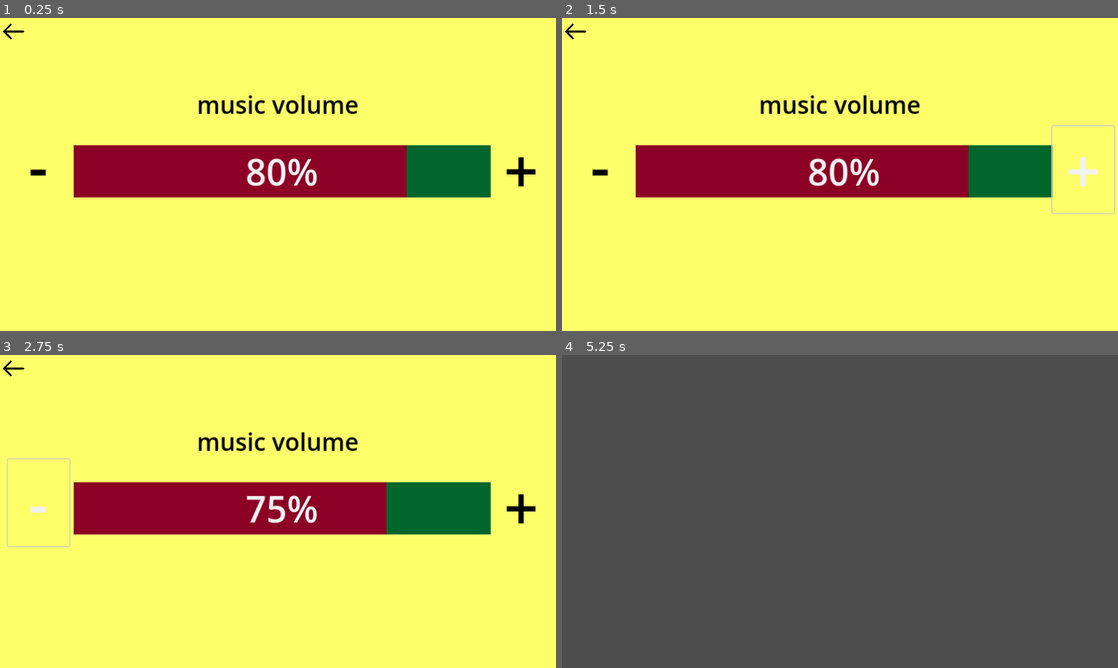
Above: before the commit, frames 1-4 (two rows, left to right).
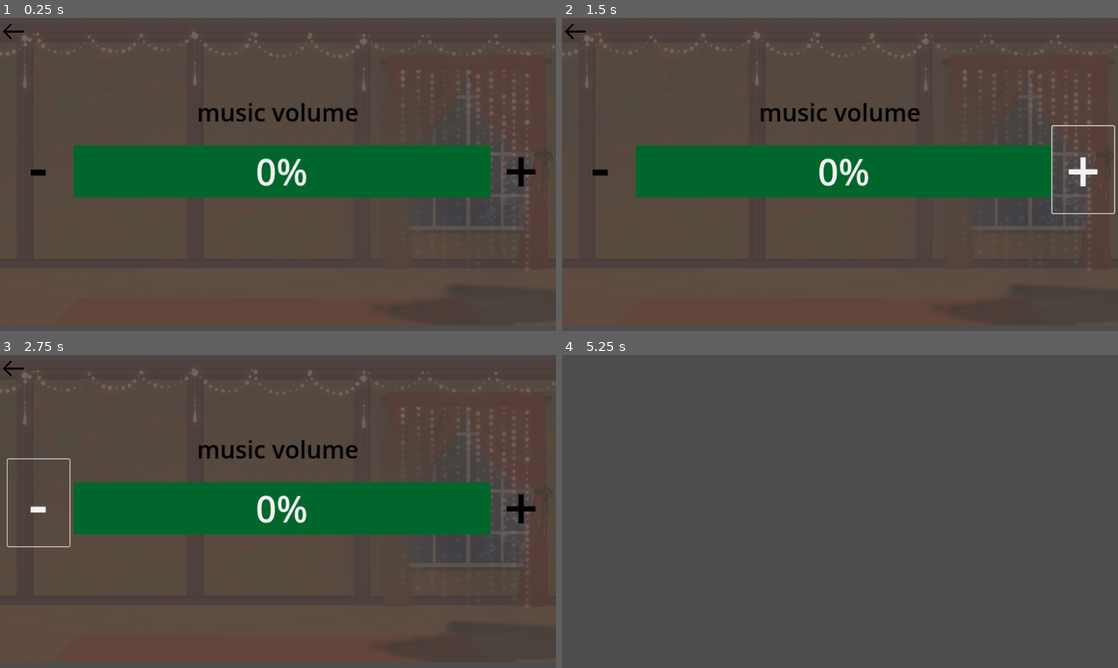
Above: after the commit, the same moments.

Repository: Zapzoop/chritmasgamejam
Game: Godot game, scene res://main_menu/option/option.tscn
Same seed, same stepped clock (60 frames per second), same inputs: the game is played once before the commit and once after it. This scene is started directly instead of the project's main scene. Sound files missing from this copy of the repository are replaced by a short silence.
Inputs (mouse positions are in pixels of both pictures, inside the frame that each line leads up to):
- Up to frame 1 (0.25 s): no input
- Up to frame 2 (1.5 s): click "-" at 0.5 s; click "+" at 1.25 s
- Up to frame 3 (2.75 s): click "-" at 2 s
- Up to frame 4 (5.25 s): click "+" at 2.75 s; click "-" at 3.5 s; click "+" at 4.25 s; click (573, 367) at 5 s

The runs differ from the first frame. In frame 1, 97% of the frame differs, in the area x 0-100%, y 0-100%; in frame 2, 97%; in frame 3, 96%; in frame 4, nothing differs.

Commit message:
the sfx is real this time

Diff:
--- /dev/null
+++ b/assets/sound/sounds.tscn
@@ -0,0 +1,60 @@
+[gd_scene load_steps=6 format=3 uid="uid://cn6wa3pvcs31o"]
+
+[ext_resource type="Script" path="res://mainlevel/sounds.gd" id="1_gqdrv"]
+[ext_resource type="AudioStream" uid="uid://03fl7lk2yaam" path="res://assets/sound/main theme.mp3" id="2_u4bx6"]
+[ext_resource type="AudioStream" uid="uid://c6lmaewdcb0x8" path="res://assets/sound/LoseTransition.wav" id="3_r1yom"]
+[ext_resource type="AudioStream" uid="uid://c5pek2lvf7fuq" path="res://assets/sound/MetalImpact(Special).wav" id="4_5pc2n"]
+[ext_resource type="AudioStream" uid="uid://bbqmhlo1qughe" path="res://assets/sound/AmbienceLoop.wav" id="5_ppjjf"]
+
+[node name="sounds" type="Node"]
+script = ExtResource("1_gqdrv")
+
+[node name="theme" type="AudioStreamPlayer" parent="."]
+stream = ExtResource("2_u4bx6")
+autoplay = true
+
+[node name="child_death" type="AudioStreamPlayer" parent="."]
+
+[node name="child_pick_up" type="AudioStreamPlayer2D" parent="."]
+
+[node name="child_squashed" type="AudioStreamPlayer" parent="."]
+
+[node name="Timer" type="Timer" parent="child_squashed"]
+wait_time = 0.4
+
+[node name="click" type="AudioStreamPlayer" parent="."]
+
+[node name="drawing_show" type="AudioStreamPlayer" parent="."]
+
+[node name="laught_judgement" type="AudioStreamPlayer" parent="."]
+
+[node name="lost" type="AudioStreamPlayer" parent="."]
+stream = ExtResource("3_r1yom")
+
+[node name="metal" type="AudioStreamPlayer" parent="."]
+
+[node name="metal2" type="AudioStreamPlayer" parent="."]
+stream = ExtResource("4_5pc2n")
+
+[node name="paper" type="AudioStreamPlayer" parent="."]
+
+[node name="Timer2" type="Timer" parent="paper"]
+wait_time = 1.5
+
+[node name="presents" type="AudioStreamPlayer" parent="."]
+
+[node name="squish" type="AudioStreamPlayer" parent="."]
+
+[node name="santa_file" type="AudioStreamPlayer" parent="."]
+
+[node name="santa_drawing" type="AudioStreamPlayer2D" parent="."]
+
+[node name="ambience" type="AudioStreamPlayer2D" parent="."]
+stream = ExtResource("5_ppjjf")
+volume_db = 5.0
+autoplay = true
+
+[connection signal="finished" from="theme" to="." method="_on_theme_finished"]
+[connection signal="timeout" from="child_squashed/Timer" to="." method="_on_timer_timeout"]
+[connection signal="timeout" from="paper/Timer2" to="." method="_on_timer_2_timeout"]
+[connection signal="finished" from="ambience" to="." method="_on_ambience_finished"]
--- a/character/child/child.gd
+++ b/character/child/child.gd
@@ -17,6 +17,7 @@
 
 @onready var report = $ReportFile
 @onready var anim = $ReportFile/Animation
+@onready var sfx = $/root/Level/sounds
 
 func _ready():
 	report.parent = self
@@ -26,13 +27,16 @@
 	if Input.is_action_just_pressed("click") and can_move and clicked:
 		initialPos = self.global_position
 		is_moving = true
+		sfx.pick_up()
 	elif Input.is_action_pressed("click") and is_moving:
 		global_position = lerp(global_position, get_global_mouse_position(),25*delta)
 	elif Input.is_action_just_released("click") and is_moving:
 		if is_inside_dropable:
+			sfx.laugh_judge()
 			if self.is_in_group("anvil"):
 				if (self.global_position.x < $/root/Level/center.global_position.x):
 					Global.emit_signal("playkillanvil")
+					sfx.childDeath("anvill")
 					Global.score += 5
 					Global.emit_signal("moveforward")
 					self.queue_free()
@@ -42,9 +46,11 @@
 				if ((self.child_score > 0) and (self.global_position.x > $/root/Level/center.global_position.x)) or ((self.child_score < 0) and (self.global_position.x < $/root/Level/center.global_position.x)):
 					if self.global_position.x < $/root/Level/center.global_position.x:
 						put_on_anvil_child()
+						sfx.childDeath("child")
 						Global.emit_signal("playkillchild")
 					if self.global_position.x > $/root/Level/center.global_position.x:
 						put_on_presents_child()
+						sfx.present()
 					Global.score += 5
 					Global.emit_signal("moveforward")
 					self.queue_free()
--- a/generator/generator.gd
+++ b/generator/generator.gd
@@ -3,6 +3,7 @@
 var parent
 
 var rnd = RandomNumberGenerator.new()
+var santa_drawings_done = false
 
 var males = ["Timmy","Moe","Oliver","Ethan","Luca","Billy","Frank","Noah","Enzo","Felix","Diego","Tomasz","Alberto","Mohamed","Magnus","Mario","Sergei"]
 var females = ["Linda","Sarah","Paula","Meredith","Amelia","Chloe","Marie","Antonia","Alice","Heidi","Mitsuki","Martina","Anastasia"]
@@ -147,6 +148,8 @@
 var selected_bad_habits = {} #All selected bad_habits
 var selected_neutral_habits = {}
 
+@onready var sfx = $/root/Level/sounds
+
 func _ready():
 	if get_parent().is_in_group("anvil"):
 		data_anvil()
@@ -270,15 +273,22 @@
 
 func _on_story_meta_clicked(meta):
 	print("clicked")
-	$Drawing.texture = ResourceLoader.load(drawings[meta])
+	if drawings.keys().has(meta):
+		$Drawing.texture = ResourceLoader.load(drawings[meta])
+		sfx.drawing_show()
+		if santa_drawings_done == false:
+			sfx.santa_drawing()
+			santa_drawings_done = true
 
 func _on_anim_animation_finished(anim_name):
 	if anim_name == "close":
 		self.visible = false
+		santa_drawings_done = false
 
 func _on_decide_pressed():
 	$Animation.play("close")
 	parent.clicked = true
+	sfx.paper("hide")
 
 func _on_detection_mouse_entered():
 	var tween = get_tree().create_tween()
--- a/global/global.gd
+++ b/global/global.gd
@@ -1,7 +1,7 @@
 extends Node
 
 var score = 0
-
+var volume = 0
 var options = "res://main_menu/option/option.tscn"
 var credits = "res://main_menu/credits/credits.tscn"
 var level = "res://mainlevel/level.tscn"
--- a/main_menu/mainmenu.gd
+++ b/main_menu/mainmenu.gd
@@ -2,6 +2,7 @@
 
 func _on_start_pressed():
 	Global.emit_signal("change_scene",self,"level")
+
 
 func _on_option_pressed():
 	Global.emit_signal("change_scene",self,"options")
@@ -11,3 +12,7 @@
 
 func _on_credits_pressed():
 	Global.emit_signal("change_scene",self,"credits")
+
+func sfx():
+	$sfx.stream = $sfx.enter.pick_random()
+	$sfx.play()
--- a/main_menu/mainmenu.tscn
+++ b/main_menu/mainmenu.tscn
@@ -1,6 +1,7 @@
-[gd_scene load_steps=2 format=3 uid="uid://bbmf1tywq1u2v"]
+[gd_scene load_steps=3 format=3 uid="uid://bbmf1tywq1u2v"]
 
 [ext_resource type="Script" path="res://main_menu/mainmenu.gd" id="1_fpnir"]
+[ext_resource type="Script" path="res://main_menu/sfx.gd" id="2_kvo1x"]
 
 [node name="Mainmenu" type="Control"]
 layout_mode = 3
@@ -43,6 +44,9 @@
 theme_override_font_sizes/font_size = 30
 text = "Exit"
 
+[node name="sfx" type="AudioStreamPlayer2D" parent="."]
+script = ExtResource("2_kvo1x")
+
 [connection signal="pressed" from="VBoxContainer/start" to="." method="_on_start_pressed"]
 [connection signal="pressed" from="VBoxContainer/option" to="." method="_on_option_pressed"]
 [connection signal="pressed" from="VBoxContainer/credits" to="." method="_on_credits_pressed"]
--- a/main_menu/option/option.tscn
+++ b/main_menu/option/option.tscn
@@ -1,7 +1,8 @@
-[gd_scene load_steps=6 format=3 uid="uid://b7tk213b5gudl"]
+[gd_scene load_steps=7 format=3 uid="uid://b7tk213b5gudl"]
 
 [ext_resource type="Script" path="res://main_menu/option/option.gd" id="1_ek2sl"]
 [ext_resource type="Texture2D" uid="uid://5h6l2qocg6y4" path="res://assets/icons/back.png" id="2_c5mbi"]
+[ext_resource type="Texture2D" uid="uid://bwuje4q6anm0o" path="res://assets/graphics/bg.jpeg" id="2_klity"]
 [ext_resource type="Script" path="res://main_menu/option/volume.gd" id="3_mvdhv"]
 
 [sub_resource type="StyleBoxFlat" id="StyleBoxFlat_ijdtj"]
@@ -22,11 +23,17 @@
 script = ExtResource("1_ek2sl")
 metadata/_edit_use_anchors_ = true
 
-[node name="bg" type="ColorRect" parent="."]
-layout_mode = 0
-offset_right = 1176.0
-offset_bottom = 664.0
-color = Color(1, 1, 0.415686, 1)
+[node name="bg" type="Sprite2D" parent="."]
+modulate = Color(0.85098, 0.686275, 0.745098, 0.384314)
+position = Vector2(576, 312)
+scale = Vector2(0.6, 0.6)
+texture = ExtResource("2_klity")
+
+[node name="tree" type="Sprite2D" parent="bg"]
+
+[node name="santa" type="Sprite2D" parent="bg"]
+
+[node name="anvill" type="Sprite2D" parent="bg"]
 
 [node name="back" type="Button" parent="."]
 layout_mode = 0
@@ -61,6 +68,7 @@
 flat = true
 
 [node name="plus" type="Button" parent="volume"]
+layout_mode = 0
 offset_left = 864.0
 offset_top = -40.0
 offset_right = 992.0
@@ -73,9 +81,8 @@
 [node name="text" type="RichTextLabel" parent="volume"]
 layout_mode = 0
 offset_left = 256.0
-offset_top = -120.0
+offset_top = -104.0
 offset_right = 616.0
-offset_bottom = -16.0
 theme_override_colors/default_color = Color(0, 0, 0, 1)
 theme_override_font_sizes/normal_font_size = 50
 text = "music volume"
--- a/main_menu/option/volume.gd
+++ b/main_menu/option/volume.gd
@@ -8,13 +8,17 @@
 
 # Called every frame. 'delta' is the elapsed time since the previous frame.
 func _process(delta):
-	value = $/root/base.volume_db + 80
+	value = Global.volume
 
 
 
 func _on_minus_pressed():
-	$/root/base.volume_db -= 5
+	Global.volume -= 5
 
 
 func _on_plus_pressed():
-	$/root/base.volume_db += 5
+	Global.volume += 5
+
+
+func _on_button_pressed():
+	pass # Replace with function body.
--- /dev/null
+++ b/main_menu/sfx.gd
@@ -0,0 +1,19 @@
+extends AudioStreamPlayer2D
+
+var enter = [preload("res://assets/sound/MenuEnterSublevel1.wav"),
+	preload("res://assets/sound/MenuEnterSublevel2.wav"),
+	preload("res://assets/sound/MenuEnterSublevel3.wav")]
+
+var exist = [preload("res://assets/sound/MenuExitSublevel1.wav"),
+	preload("res://assets/sound/MenuExitSublevel2.wav"),
+	preload("res://assets/sound/MenuExitSublevel3.wav")]
+
+
+# Called when the node enters the scene tree for the first time.
+func _ready():
+	pass # Replace with function body.
+
+
+# Called every frame. 'delta' is the elapsed time since the previous frame.
+func _process(delta):
+	pass
--- a/mainlevel/level.gd
+++ b/mainlevel/level.gd
@@ -10,6 +10,7 @@
 @onready var presents = $presents
 @onready var gullotine = $gullotine
 @onready var anvilplayer = $gullotine/anvill
+@onready var sfx = $sounds
 
 func _ready():
 	Global.levelins = self
@@ -36,6 +37,7 @@
 func gameover():
 	$YoureFired.show()
 	animplayer.play("death")
+	sfx.lost()
 
 func killanim():
 	#Playkillanimation
@@ -49,7 +51,9 @@
 func _on_anvill_animation_finished():
 	$gullotine/anvill.play("idle",0.7)
 
-
 func _on_file_pressed():
-	$child.get_child(0).report.visible = true
-	$child.get_child(0).anim.play("open")
+	if $child.get_child_count():
+		sfx.paper("show")
+		sfx.santa_file()
+		$child.get_child(0).report.visible = true
+		$child.get_child(0).anim.play("open")
--- a/mainlevel/level.tscn
+++ b/mainlevel/level.tscn
@@ -17,6 +17,7 @@
 [ext_resource type="Texture2D" uid="uid://dv2xbgm042c6w" path="res://assets/graphics/anvill/KillChild/KillChild7.png" id="13_aohn4"]
 [ext_resource type="Texture2D" uid="uid://fal50oxwevwn" path="res://assets/graphics/anvill/KillChild/KillChild8.png" id="14_7s4k7"]
 [ext_resource type="Texture2D" uid="uid://c5m0162b6wbn6" path="res://assets/graphics/anvill/KillChild/KillChild9.png" id="15_1fpsj"]
+[ext_resource type="PackedScene" uid="uid://cn6wa3pvcs31o" path="res://assets/sound/sounds.tscn" id="18_tk7ho"]
 
 [sub_resource type="RectangleShape2D" id="RectangleShape2D_41rdw"]
 size = Vector2(429, 616)
@@ -91,6 +92,21 @@
 
 [sub_resource type="Animation" id="Animation_eua8q"]
 resource_name = "Killplayer"
+
+[sub_resource type="Animation" id="Animation_xuag6"]
+length = 0.001
+tracks/0/type = "value"
+tracks/0/imported = false
+tracks/0/enabled = true
+tracks/0/path = NodePath("../child:position")
+tracks/0/interp = 1
+tracks/0/loop_wrap = true
+tracks/0/keys = {
+"times": PackedFloat32Array(0),
+"transitions": PackedFloat32Array(1),
+"update": 0,
+"values": [Vector2(512, 704)]
+}
 
 [sub_resource type="Animation" id="Animation_pyjji"]
 resource_name = "death"
@@ -136,21 +152,6 @@
 "values": [Vector2(512, 704), Vector2(512, 320)]
 }
 
-[sub_resource type="Animation" id="Animation_xuag6"]
-length = 0.001
-tracks/0/type = "value"
-tracks/0/imported = false
-tracks/0/enabled = true
-tracks/0/path = NodePath("../child:position")
-tracks/0/interp = 1
-tracks/0/loop_wrap = true
-tracks/0/keys = {
-"times": PackedFloat32Array(0),
-"transitions": PackedFloat32Array(1),
-"update": 0,
-"values": [Vector2(512, 704)]
-}
-
 [sub_resource type="AnimationLibrary" id="AnimationLibrary_kod8k"]
 _data = {
 "Killplayer": SubResource("Animation_eua8q"),
@@ -183,6 +184,7 @@
 position = Vector2(1016, 272)
 
 [node name="CollisionShape2D" type="CollisionShape2D" parent="presents"]
+visible = false
 position = Vector2(-129.5, 52)
 shape = SubResource("RectangleShape2D_41rdw")
 
@@ -197,6 +199,7 @@
 position = Vector2(216, 264)
 
 [node name="CollisionShape2D" type="CollisionShape2D" parent="gullotine"]
+visible = false
 position = Vector2(20, 72)
 shape = SubResource("RectangleShape2D_2upqx")
 
@@ -237,6 +240,8 @@
 offset_bottom = 640.0
 text = "File"
 
+[node name="sounds" parent="." instance=ExtResource("18_tk7ho")]
+
 [connection signal="animation_finished" from="gullotine/anvill" to="." method="_on_anvill_animation_finished"]
 [connection signal="animation_finished" from="YoureFired/AnimationPlayer" to="." method="_on_an_animation_finished"]
 [connection signal="pressed" from="File" to="." method="_on_file_pressed"]
--- /dev/null
+++ b/mainlevel/sounds.gd
@@ -0,0 +1,171 @@
+extends Node
+
+var killing
+
+var child_before_death = [preload("res://assets/sound/ChildBeforeDeath1.wav"),
+	preload("res://assets/sound/ChildBeforeDeath2.wav"),
+	preload("res://assets/sound/ChildBeforeDeath3.wav"),
+	preload("res://assets/sound/ChildBeforeDeath4.wav"),
+	preload("res://assets/sound/ChildBeforeDeath5.wav")]
+
+var child_pick_up = [preload("res://assets/sound/ChildPickup1.wav"),
+	preload("res://assets/sound/ChildPickup2.wav"),
+	preload("res://assets/sound/ChildPickup3.wav"),
+	preload("res://assets/sound/ChildPickup4.wav"),
+	preload("res://assets/sound/ChildPickup5.wav"),
+	preload("res://assets/sound/ChildPickup6.wav")]
+
+var child_quash = [preload("res://assets/sound/ChildSquashed1.wav"),
+	preload("res://assets/sound/ChildSquashed2.wav"),
+	preload("res://assets/sound/ChildSquashed3.wav")]
+
+var click = [preload("res://assets/sound/Click(release).wav"),
+	preload("res://assets/sound/Click(release).wav")]
+
+var drawings_show = [preload("res://assets/sound/DrawingShow1.wav"),
+	preload("res://assets/sound/DrawingShow2.wav"),
+	preload("res://assets/sound/DrawingShow3.wav"),]
+
+var laught_after_judge = [preload("res://assets/sound/LaughAfterJudgement1.wav"),
+	preload("res://assets/sound/LaughAfterJudgement2.wav"),
+	preload("res://assets/sound/LaughAfterJudgement3.wav"),]
+
+var metals = [preload("res://assets/sound/MetalImpact1.wav"),
+	preload("res://assets/sound/MetalImpact2.wav"),
+	preload("res://assets/sound/MetalImpact3.wav"),
+	preload("res://assets/sound/MetalImpact4.wav"),
+
+	]
+
+var paper_hides = [preload("res://assets/sound/PaperHide1.wav"),
+	preload("res://assets/sound/PaperHide2.wav"),
+	preload("res://assets/sound/PaperHide3.wav"),
+	preload("res://assets/sound/PaperHide4.wav"),
+	]
+
+var paper_shows = [preload("res://assets/sound/PaperShow1.wav"),
+	preload("res://assets/sound/PaperShow2.wav"),
+	preload("res://assets/sound/PaperShow3.wav"),
+	preload("res://assets/sound/PaperShow4.wav"),]
+
+var presents = [preload("res://assets/sound/PileofPresents1.wav"),
+	preload("res://assets/sound/PileofPresents2.wav"),
+	preload("res://assets/sound/PileofPresents3.wav"),
+	]
+
+var santa_files = [preload("res://assets/sound/SantaOpeningFile1.wav"),
+	preload("res://assets/sound/SantaOpeningFile2.wav"),
+	preload("res://assets/sound/SantaOpeningFile3.wav"),
+	preload("res://assets/sound/SantaOpeningFile4.wav"),]
+
+var santa_drawings = [preload("res://assets/sound/SantaWhenLookingAtDrawing2.wav"),
+	preload("res://assets/sound/SantaWhenLookingAtDrawing1.wav"),
+	preload("res://assets/sound/SantaWhenLookingAtDrawing3.wav"),
+	]
+
+# Called when the node enters the scene tree for the first time.
+func _ready():
+	pass
+
+
+# Called every frame. 'delta' is the elapsed time since the previous frame.
+func _process(delta):
+	$theme.volume_db = Global.volume - 80
+	if Input.is_action_just_pressed("click"):
+		$click.stream = click[0]
+		$click.play()
+	if Input.is_action_just_released("click"):
+		$click.stream = click[1]
+		$click.play()
+
+func _on_theme_finished():
+	$theme.play()
+
+
+
+func childDeath(what):
+	killing = what
+	$child_death.stream = child_before_death.pick_random()
+	$child_death.play()
+	squash()
+
+
+
+func pick_up():
+	$child_pick_up.stream = child_pick_up.pick_random()
+	$child_pick_up.play()
+
+
+#child squashing
+func squash():
+	$child_squashed/Timer.start()
+	#$/root/Level/gullotine/anvill.play("kill")
+func _on_timer_timeout():
+	$child_squashed/Timer.stop()
+	$child_squashed.stream = child_quash.pick_random()
+	$child_squashed.play()
+	squish()
+	if killing == "anvill":
+		metal_special()
+	else:
+		metal()
+
+
+#TO DO!!!!
+func drawing_show():
+	$drawing_show.stream = drawings_show.pick_random()
+	$drawing_show.play()
+
+
+func laugh_judge():
+	$laught_judgement.stream = laught_after_judge.pick_random()
+	$laught_judgement.play()
+
+
+func lost():
+	$lost.play()
+
+
+func metal():
+	$metal.stream = metals.pick_random()
+	$metal.play()
+
+
+func metal_special():
+	$metal2.play()
+
+
+func paper(what):
+	if what == "hide":
+		$paper.stream = paper_hides.pick_random()
+		$paper.play()
+	else:
+		$paper.stream = paper_hides.pick_random()
+		$paper.play()
+		$paper/Timer2.start()
+
+func present():
+	$presents.stream = presents.pick_random()
+	$presents.play()
+
+func squish():
+	$squish.stream = presents.pick_random()
+	$squish.play()
+
+func santa_file():
+	$santa_file.stream = santa_files.pick_random()
+	$santa_file.play()
+
+
+func _on_timer_2_timeout():
+	santa_file()
+	$paper/Timer2.stop()
+
+
+
+func santa_drawing():
+	$santa_drawing.stream = santa_drawings.pick_random()
+	$santa_drawing.play()
+
+func _on_ambience_finished():
+	$ambience.play()
--- a/project.godot
+++ b/project.godot
@@ -18,7 +18,6 @@
 [autoload]
 
 Global="*res://global/global.gd"
-base="*res://assets/sound/base.tscn"
 
 [display]
 
--- a/tutorial.gd
+++ b/tutorial.gd
@@ -1,7 +1,13 @@
 extends Control
+
+@onready var sfx = $/root/Level/sounds
+
+func _ready():
+	sfx.paper("show")
 
 func _on_nice_pressed():
 	$anim.play("close")
+	sfx.paper("hide")
 
 func _on_anim_animation_finished(anim_name):
 	if anim_name == "close":
Not shown, added: assets/sound/SantaOpeningFile1.wav.import
Not shown, added: assets/sound/SantaOpeningFile2.wav.import
Not shown, added: assets/sound/SantaOpeningFile3.wav.import
Not shown, added: assets/sound/SantaOpeningFile4.wav.import
Not shown, added: assets/sound/SantaWhenLookingAtDrawing1.wav.import
Not shown, added: assets/sound/SantaWhenLookingAtDrawing2.wav.import
Not shown, added: assets/sound/SantaWhenLookingAtDrawing3.wav.import
Not shown, added: assets/sound/main theme.mp3.import
Not shown: 1 places in mainlevel/level.tscn that only renumber resources
Not shown, added: assets/sound/SantaOpeningFile1.wav
Not shown, added: assets/sound/SantaOpeningFile2.wav
Not shown, added: assets/sound/SantaOpeningFile3.wav
(and 5 more such lines)
